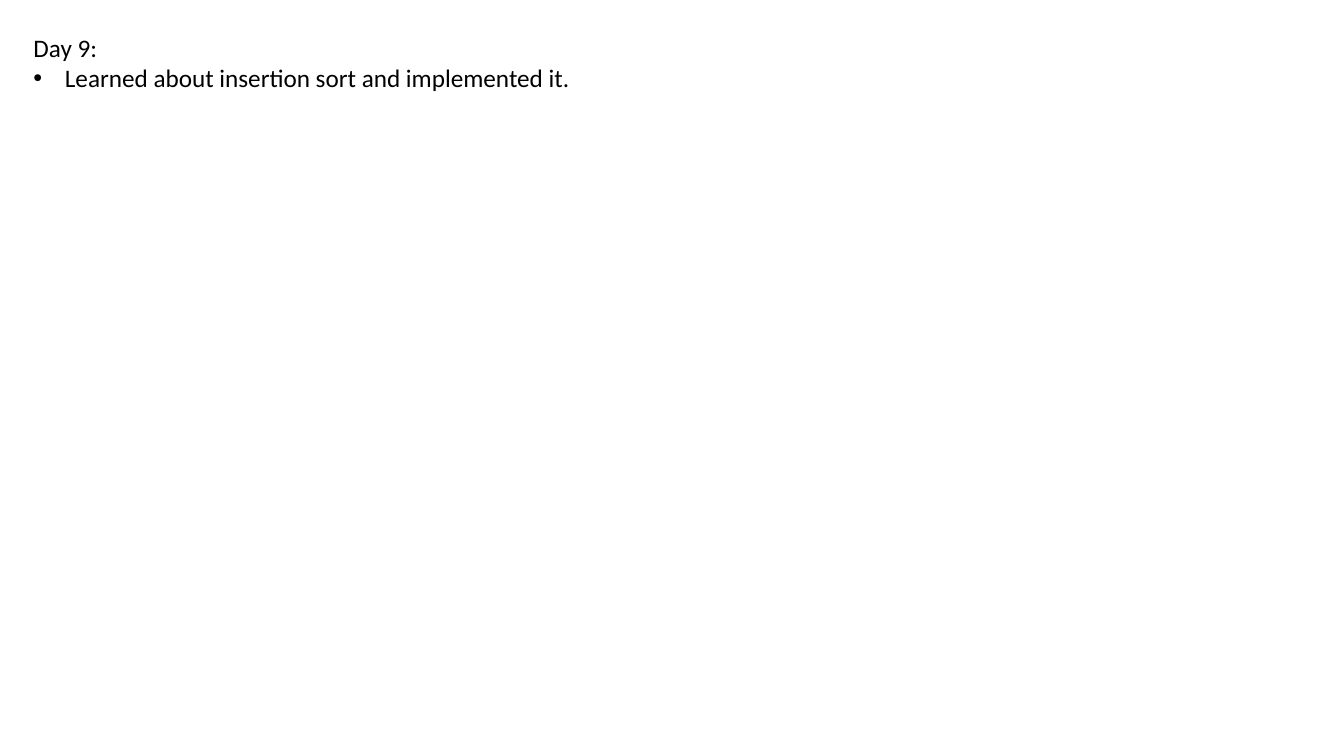
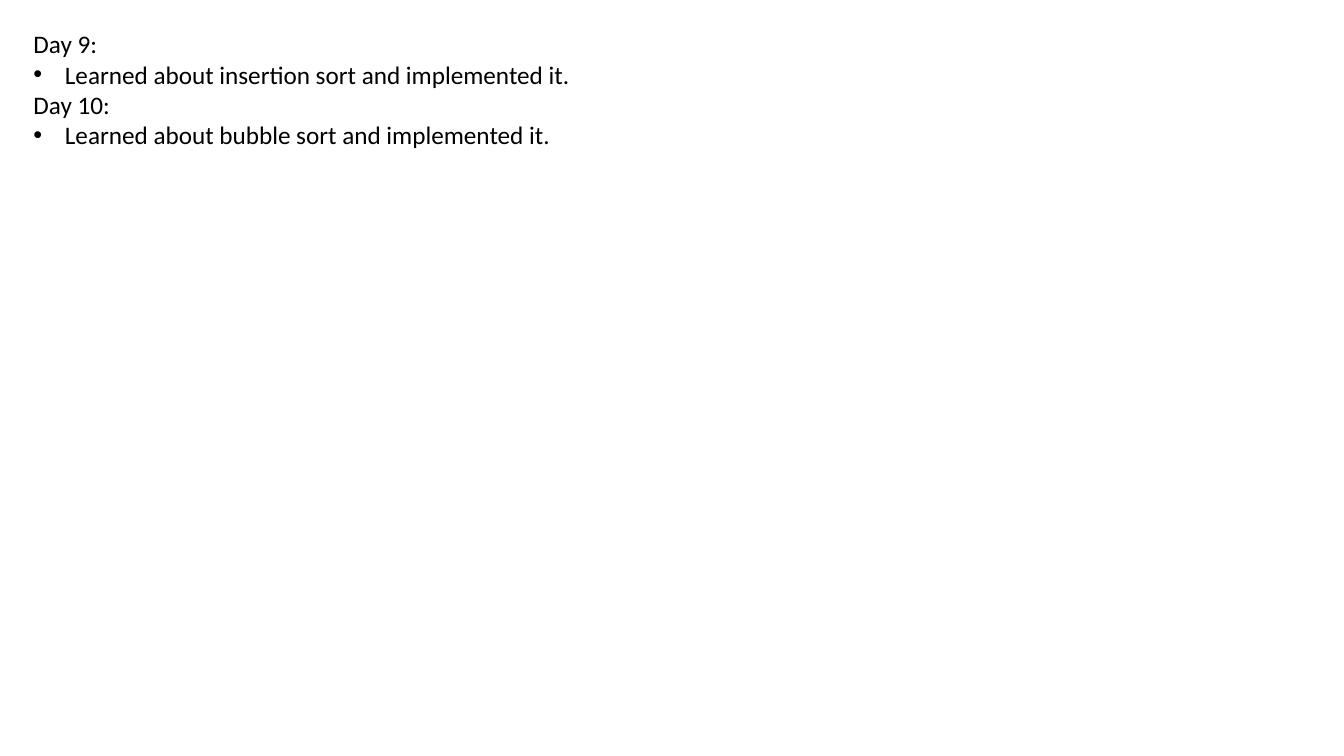
Before and after one commit to ahibhushan/100DaysOfCode, a slide deck: slide 2 of Stats.pptx. Drawn at 1344x756 pixels with LibreOffice and Linux fonts; fonts in the diff are those of the drawing. Boxes give left, top, right and bottom in pixels: in the first picture for what was removed or moved away, otherwise in the second. Text is boxed around its words. In the diff, an @@ line names an element or a change of style, - is before the commit and + after.

```diff
--- a/Stats.pptx
+++ b/Stats.pptx
@@ text at [33,97,550,148]: paragraphs added @@
+Day 10:
+• Learned about bubble sort and implemented it.
```
Also in this commit, not shown: 1 other file.
